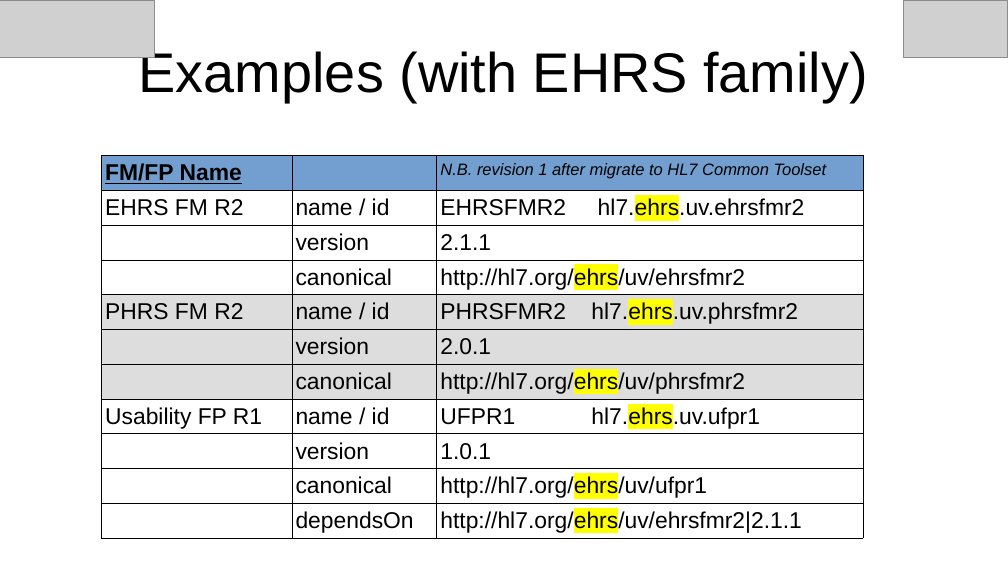
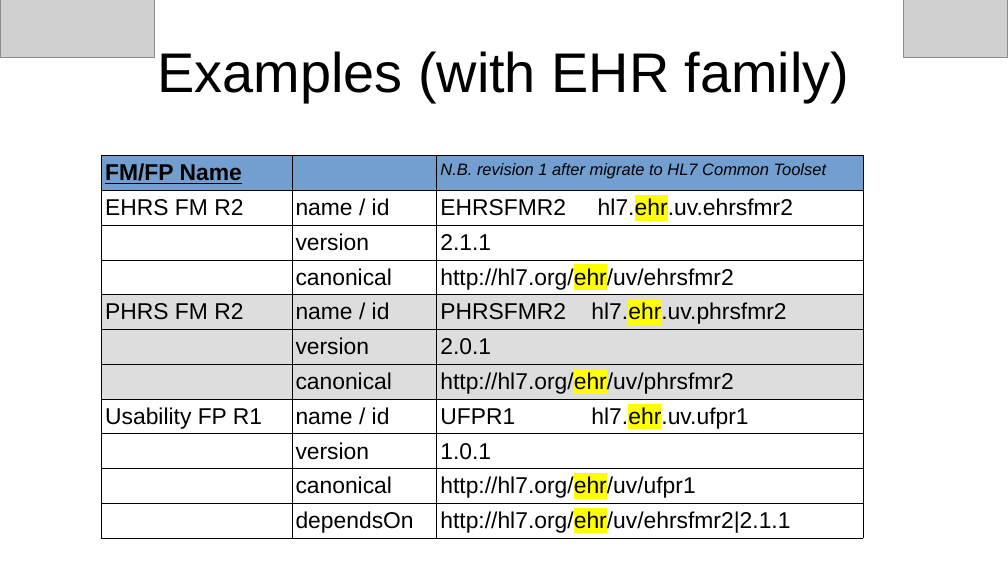
Before and after one commit to mvdzel/ehrsfm-fhir-r5, a slide deck: slide 4 of docs/ehrsfm-tool-fhir_JAN2025.pptx. Drawn at 1008x567 pixels with LibreOffice and Linux fonts; fonts in the diff are those of the drawing; grey boxes stand for pictures. Boxes give left, top, right and bottom in pixels: in the first picture for what was removed or moved away, otherwise in the second. Text is boxed around its words. In the diff, an @@ line names an element or a change of style, - is before the commit and + after.

```diff
--- a/docs/ehrsfm-tool-fhir_JAN2025.pptx
+++ b/docs/ehrsfm-tool-fhir_JAN2025.pptx
@@ title at [157,51,849,102]: text changed @@
-Examples (with EHRS family)
+Examples (with EHR family)
@@ table at [102,155,863,538] @@
-row 2, column 3: EHRSFMR2 hl7.ehrs.uv.ehrsfmr2
+row 2, column 3: EHRSFMR2 hl7.ehr.uv.ehrsfmr2
-row 4, column 3: http://hl7.org/ehrs/uv/ehrsfmr2
+row 4, column 3: http://hl7.org/ehr/uv/ehrsfmr2
-row 5, column 3: PHRSFMR2 hl7.ehrs.uv.phrsfmr2
+row 5, column 3: PHRSFMR2 hl7.ehr.uv.phrsfmr2
-row 7, column 3: http://hl7.org/ehrs/uv/phrsfmr2
+row 7, column 3: http://hl7.org/ehr/uv/phrsfmr2
-row 8, column 3: UFPR1 hl7.ehrs.uv.ufpr1
+row 8, column 3: UFPR1 hl7.ehr.uv.ufpr1
-row 10, column 3: http://hl7.org/ehrs/uv/ufpr1
+row 10, column 3: http://hl7.org/ehr/uv/ufpr1
-row 11, column 3: http://hl7.org/ehrs/uv/ehrsfmr2|2.1.1
+row 11, column 3: http://hl7.org/ehr/uv/ehrsfmr2|2.1.1
```
Also in this commit, not shown: 2 other slides changed, 4 other files.
